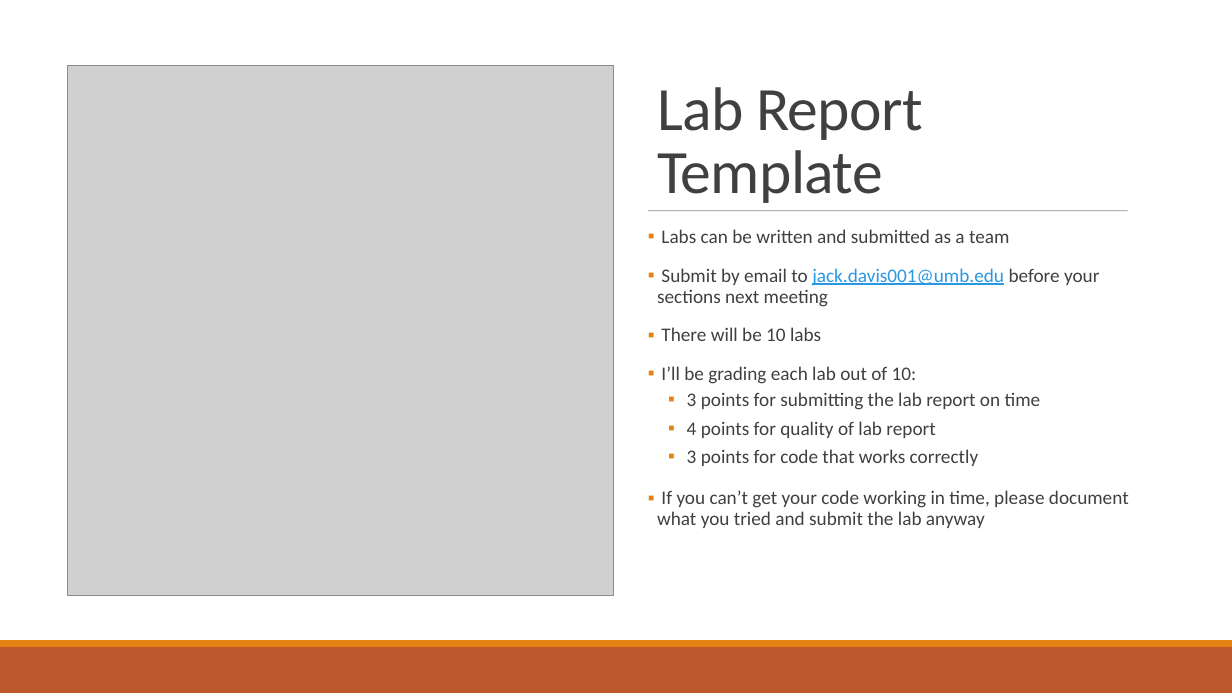
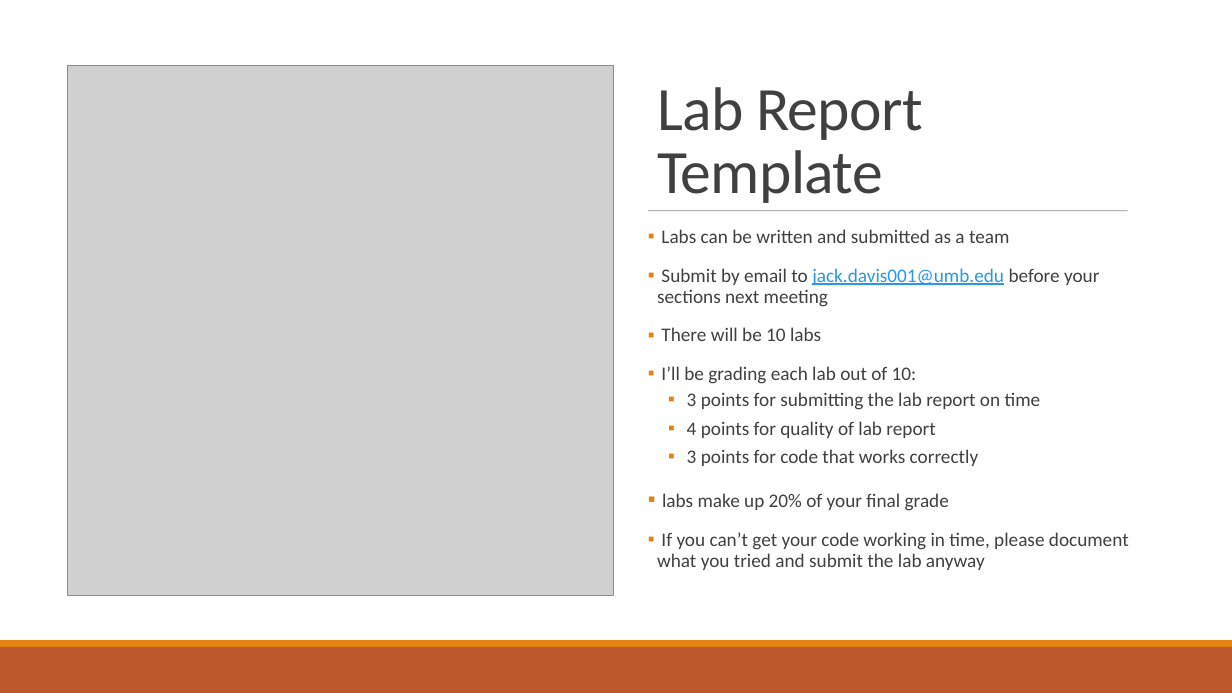
Before and after one commit to RyanZurrin/cs341, a slide deck: slide 7 of Lab 1/CS 341 Lab introduction.pptx. Drawn at 1232x693 pixels with LibreOffice and Linux fonts; fonts in the diff are those of the drawing; grey boxes stand for pictures. Boxes give left, top, right and bottom in pixels: in the first picture for what was removed or moved away, otherwise in the second. Text is boxed around its words. In the diff, an @@ line names an element or a change of style, - is before the commit and + after.

```diff
--- a/Lab 1/CS 341 Lab introduction.pptx
+++ b/Lab 1/CS 341 Lab introduction.pptx
@@ text at (662, 493, 949, 511): paragraph added @@
+▪ labs make up 20% of your final grade
```
Also in this commit, not shown: 1 other slide changed, 1 other file.
